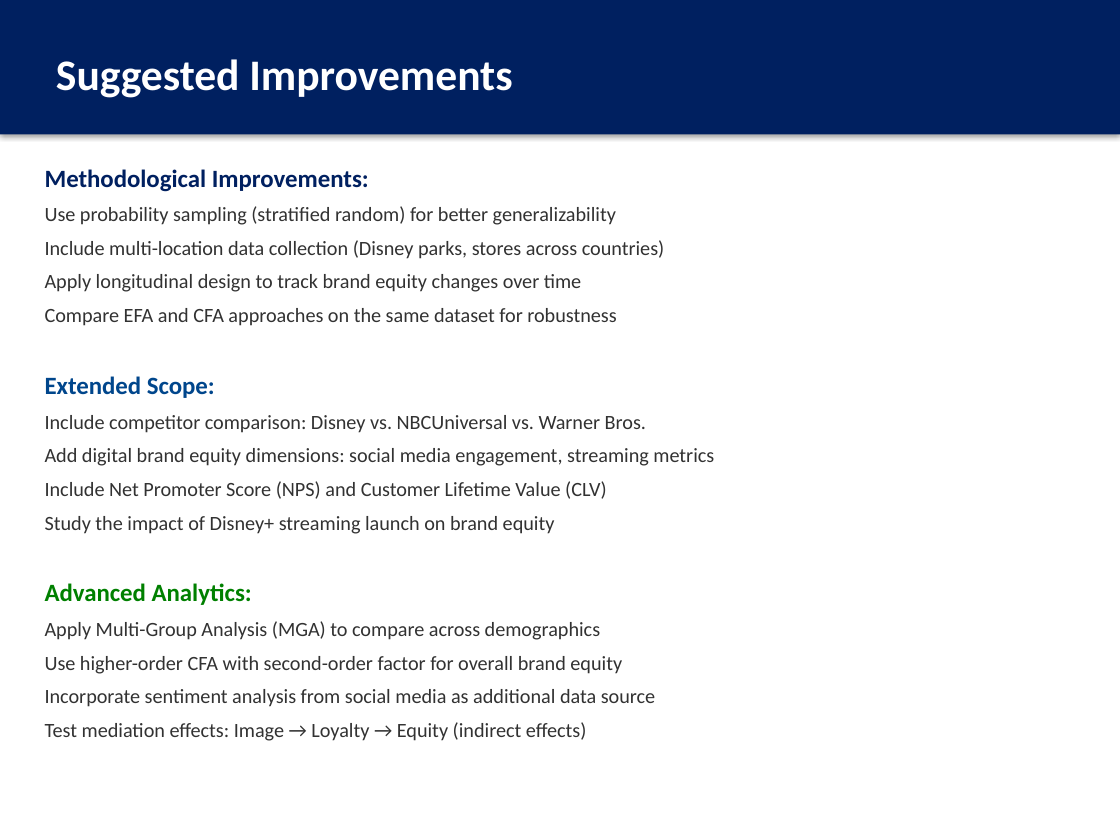
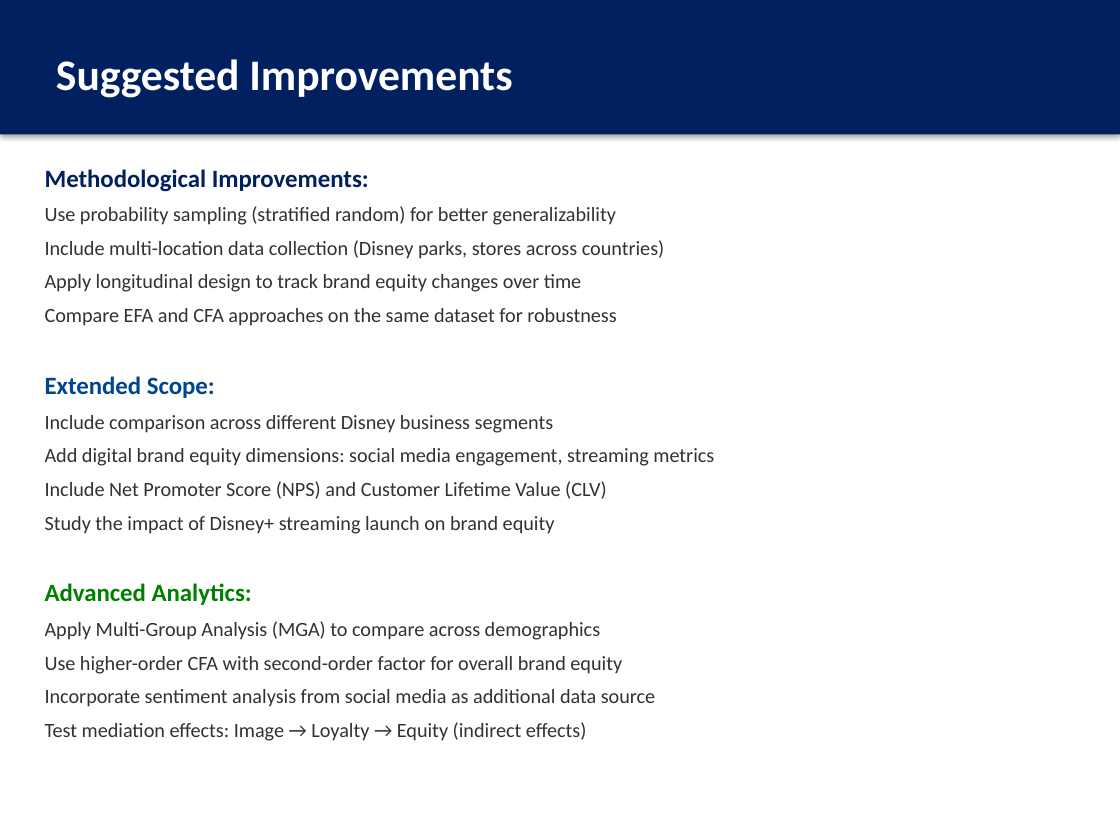
Before and after one commit to thenaivedetective/sp500-stock-performance, a slide deck: slide 21 of Factor_Analysis_Disney_Presentation.pptx. Drawn at 1120x840 pixels with LibreOffice and Linux fonts; fonts in the diff are those of the drawing. Boxes give left, top, right and bottom in pixels: in the first picture for what was removed or moved away, otherwise in the second. Text is boxed around its words. In the diff, an @@ line names an element or a change of style, - is before the commit and + after.

```diff
--- a/Factor_Analysis_Disney_Presentation.pptx
+++ b/Factor_Analysis_Disney_Presentation.pptx
@@ text at (45, 415, 554, 433): text changed @@
-Include competitor comparison: Disney vs. NBCUniversal vs. Warner Bros.
+Include comparison across different Disney business segments
```
Also in this commit, not shown: 6 other slides changed, 1 other file.
